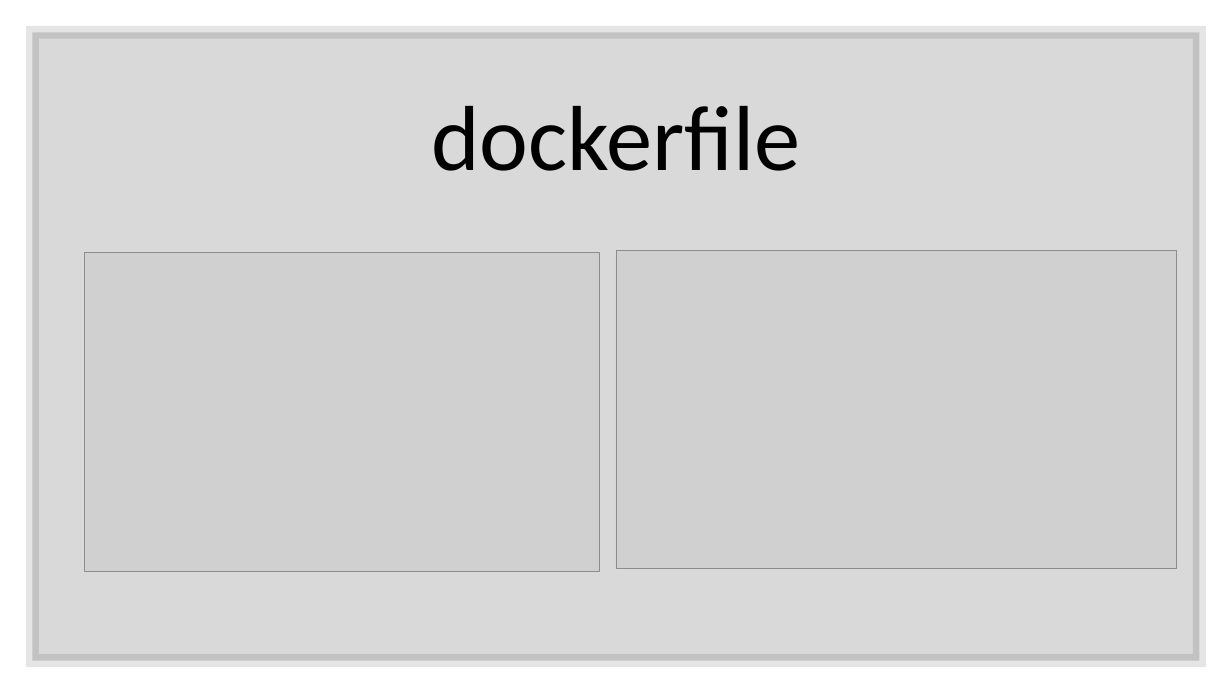
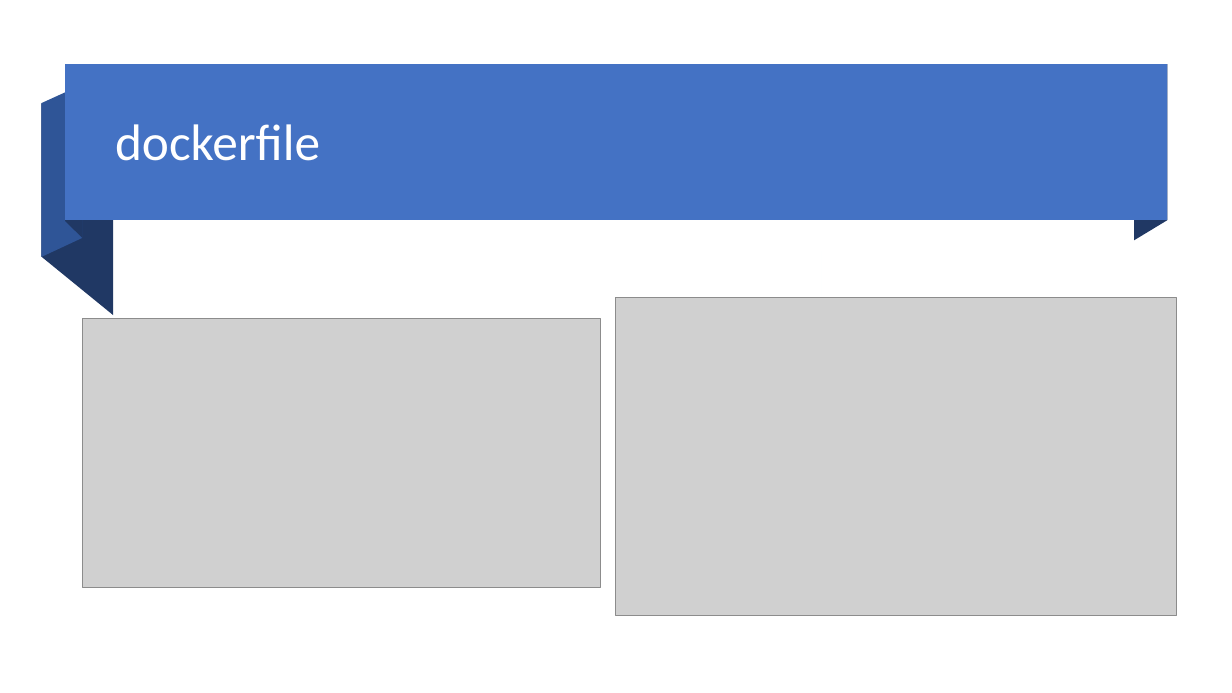
Before and after one commit to lukihd/Labo-Cloud-2020-2021, a slide deck: slide 10 of cours/docker/DOCKER.pptx (slide 11 before the commit). Drawn at 1232x693 pixels with LibreOffice and Linux fonts; fonts in the diff are those of the drawing; grey boxes stand for pictures. Boxes give left, top, right and bottom in pixels: in the first picture for what was removed or moved away, otherwise in the second. Text is boxed around its words. In the diff, an @@ line names an element or a change of style, - is before the commit and + after.

```diff
--- a/cours/docker/DOCKER.pptx
+++ b/cours/docker/DOCKER.pptx
@@ rectangle removed at [32, 32, 1200, 661] @@
@@ group added at [42, 65, 1167, 315]: 4 freeform shapes, 1 rectangle @@
@@ text "dockerfile": place and size @@
-text "dockerfile" at [431, 106, 800, 171]
+text "dockerfile" at [115, 124, 320, 161]
@@ text "dockerfile" at [115, 124, 320, 161]: size 72 to 40 pt, text colour #000000 to #FFFFFF; alignment centre to left; line spacing 1 to 0.9; vertical alignment top to middle @@
@@ line added from (822, 251) to (822, 596), #FEFFFF 1 pt @@
@@ picture: place and size @@
-picture at [616, 250, 1177, 569]
+picture at [616, 298, 1177, 616]
@@ picture: place and size @@
-picture at [85, 252, 600, 571]
+picture at [82, 319, 601, 588]
```
Also in this commit, not shown: 3 other slides changed, 2 slides added, 4 slides removed, 1 other file.
